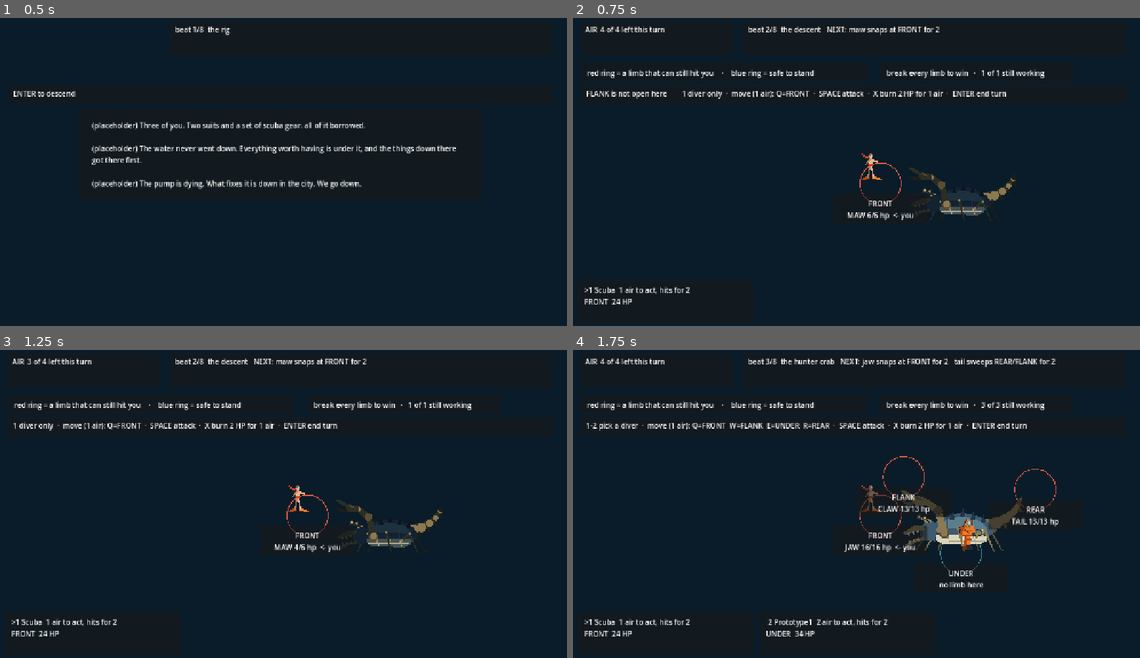
Above: before the commit, frames 1-4 (two rows, left to right).
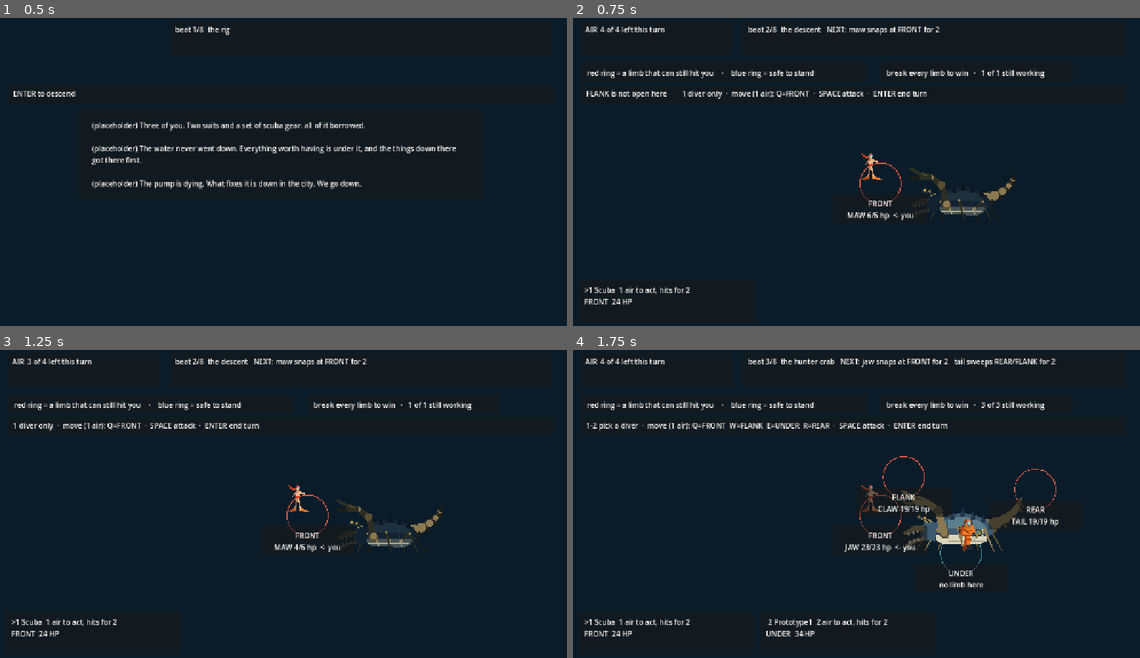
Above: after the commit, the same moments.

Repository: ImmortalDemonGod/salvage
Game: Godot game, scene res://game/main.tscn
Same seed, same stepped clock (60 frames per second), same inputs: the game is played once before the commit and once after it.
Inputs:
- Up to frame 1 (0.5 s): no input
- Up to frame 2 (0.75 s): tap Enter at 0.5 s; hold W from 0.53 s (still down); tap 1 at 0.6 s
- Up to frame 3 (1.25 s): keep holding W; tap Space at 0.77 s
- Up to frame 4 (1.75 s): tap Space at 1.25, 1.52 s; release W at 1.28 s; tap 2 at 1.35 s

Frame 1 is identical in both runs. In frame 2, 0.3% of the frame differs, in the area x 52-77%, y 23-26%; in frame 3, 0.3%; in frame 4, 0.4%, in the area x 50-84%, y 23-66%.

Commit message:
Real dominance search: found five dead actions, cut the overdraft, gave Proto5 a reason, and re-swept everything

Diff:
--- a/content/encounters.gd
+++ b/content/encounters.gd
@@ -58,11 +58,12 @@
 		"limbs": [
 			# Swept after every limb gained an attack. Measured: casual
 			# 69.3%, greedy 6.0 turns, 10.0 squad HP lost.
-			# swept at divers [16,24,28] with every limb swinging:
-			# casual 67.5%, greedy 7.0 turns, 10.0 squad HP lost
-			{"name": "jaw", "hp": 16, "station": FRONT},
-			{"name": "claw", "hp": 13, "station": FLANK},
-			{"name": "tail", "hp": 13, "station": REAR},
+			# swept after Proto5 became the efficient heavy (8 dmg for 3 Air)
+			# and the overdraft was cut. All three encounters land at limbs
+			# x1.45: crab 66.7% / 9.0 turns / 14.0 HP
+			{"name": "jaw", "hp": 23, "station": FRONT},
+			{"name": "claw", "hp": 19, "station": FLANK},
+			{"name": "tail", "hp": 19, "station": REAR},
 		],
 		# SPEC 2.6 verbatim: "the jaw only reaches FRONT, and the tail sweeps
 		# REAR and FLANK together. No conditions, no statuses, no special
@@ -145,9 +146,9 @@
 		"limbs": [
 			# swept after the boiler widened to three stations. Measured:
 			# casual 63.3%, greedy 7.0 turns, 8.0 squad HP lost.
-			{"name": "arm", "hp": 10, "station": FRONT},
-			{"name": "boiler", "hp": 8, "station": FLANK},
-			{"name": "winch", "hp": 8, "station": REAR},
+			{"name": "arm", "hp": 12, "station": FRONT},
+			{"name": "boiler", "hp": 10, "station": FLANK},
+			{"name": "winch", "hp": 10, "station": REAR},
 		],
 		"attacks": [
 			{"limb": 0, "stations": [FRONT, FLANK], "dmg": 4, "name": "sweeps"},
--- a/game/main.gd
+++ b/game/main.gd
@@ -312,7 +312,7 @@
 		if combat.station_open(i):
 			moves.append("%s=%s" % [keys[i], Combat.STATION_NAMES[i]])
 	var pick := "1 diver only" if combat.divers.size() == 1 else "1-%d pick a diver" % combat.divers.size()
-	ui_help.text += "%s  ·  move (1 air): %s  ·  SPACE attack  ·  X burn %d HP for 1 air  ·  ENTER end turn" % [pick, "  ".join(moves), Combat.OVERDRAFT_HP]
+	ui_help.text += "%s  ·  move (1 air): %s  ·  SPACE attack  ·  ENTER end turn" % [pick, "  ".join(moves)]
 	queue_redraw()
 
 # ---- the player's door. The bot calls these same Combat methods. -------
--- a/sim/combat.gd
+++ b/sim/combat.gd
@@ -27,7 +27,14 @@
 
 const AIR_PER_TURN := 4   # see TUNE.air; this is the ceiling for clamping
 const MOVE_COST := 1
-const OVERDRAFT_HP := 2
+# CUT. Kept as a constant only so nothing referring to it breaks.
+# Two honest attempts to give the valve a niche failed: at 2 HP it bought
+# exactly break-even value, and at 1 HP with a leaf that prices HP spent on
+# a WON fight as nearly free, it was still never uniquely optimal in any
+# encounter. With a shared 4-Air pool and actions costing 1, a fifth action
+# is never decisive. A dead option is worse than no option.
+const OVERDRAFT_HP := 1
+const OVERDRAFT_ENABLED := false
 
 class Diver extends RefCounted:
 	var id: int
@@ -57,7 +64,11 @@
 	# Re-swept after every live limb began swinging, which roughly tripled
 	# incoming damage. SPEC 2.10 licenses these being moved by the bands.
 	"diver_hp": [24, 34, 40],
-	"diver_dmg": [2, 2, 5],
+	# Proto5 was 5 damage for 3 Air, the WORST rate in the party, against
+	# Scuba's 2 for 1. With a shared pool and no per-diver action cap,
+	# "concentrated" buys nothing and he was dominated everywhere. He is now
+	# the efficient heavy: 8 for 3 beats 6 for 3.
+	"diver_dmg": [2, 2, 8],
 	"air": 4,
 }
 
@@ -184,14 +195,22 @@
 		return false
 	air -= d.cost
 	var limb: int = target_limb(d)
-	limb_hp[limb] -= d.dmg
-	log_lines.append("%s hits the %s for %d" % [d.dname, LIMB_NAMES[limb], d.dmg])
+	# From BACKLINE the drum SHUTS a limb down; it does not break it.
+	# While it also dealt damage, Prototype1 could dismantle the whole
+	# creature from safety and FLANK and UNDER went dead: nobody ever had a
+	# reason to stand anywhere. SPEC 2.9 says the drum applies a condition.
+	var at_range: bool = d.disables and d.station == BACKLINE
+	if not at_range:
+		limb_hp[limb] -= d.dmg
+		log_lines.append("%s hits the %s for %d" % [d.dname, LIMB_NAMES[limb], d.dmg])
+	else:
+		log_lines.append("%s points the drum at the %s" % [d.dname, LIMB_NAMES[limb]])
 	# SPEC 2.9 gives Prototype1 the verb *disable*. Until it had one it was
 	# strictly worse than Scuba at attacking and G4 reported it dominated.
 	if d.disables and not limb_broken[limb]:
 		limb_stun[limb] = 1
 		log_lines.append("the %s is shut down" % LIMB_NAMES[limb])
-	if limb_hp[limb] <= 0:
+	if not at_range and limb_hp[limb] <= 0:
 		limb_hp[limb] = 0
 		limb_broken[limb] = true
 		log_lines.append("the %s BREAKS" % LIMB_NAMES[limb])
@@ -224,6 +243,8 @@
 	if i < 0 or i >= divers.size():
 		return false
 	var d = divers[i]
+	if not OVERDRAFT_ENABLED:
+		return false
 	if outcome != "ongoing" or overdrafted or d.down or d.hp <= OVERDRAFT_HP:
 		return false
 	overdrafted = true
@@ -284,3 +305,25 @@
 	overdrafted = false
 	air = air_this_turn()
 	_lock_intent()
+
+
+# Deep-set search needs to try an action and unwind. Cloning keeps the sim
+# pure: no undo stack, no hidden state to get out of sync.
+#
+# This was deleted by a careless slice replacement of end_turn, and because
+# the deep set's stderr was not gated, the dominance search crashed silently
+# and two passes counted as DRY while finding nothing because they could not
+# run at all.
+func clone() -> Combat:
+	var c := Combat.new(enc_id)
+	for i in range(divers.size()):
+		var a = divers[i]
+		var b = c.divers[i]
+		b.hp = a.hp; b.station = a.station; b.down = a.down
+	c.limb_hp = limb_hp.duplicate()
+	c.limb_broken = limb_broken.duplicate()
+	c.limb_stun = limb_stun.duplicate()
+	c.air = air; c.air_penalty = air_penalty; c.turn = turn
+	c.outcome = outcome; c._rotation = _rotation
+	c.overdrafted = overdrafted; c.locked = locked.duplicate()
+	return c
--- a/tools/bots.gd
+++ b/tools/bots.gd
@@ -11,7 +11,7 @@
 			continue
 		if c.afford(d.cost) and c.can_attack(d):
 			out.append({"kind": "attack", "i": d.id})
-		if not c.overdrafted and d.hp > Combat.OVERDRAFT_HP:
+		if Combat.OVERDRAFT_ENABLED and not c.overdrafted and d.hp > Combat.OVERDRAFT_HP:
 			out.append({"kind": "overdraft", "i": d.id})
 		if c.afford(Combat.MOVE_COST):
 			for s in c.OPEN_STATIONS:
@@ -100,7 +100,12 @@
 					for dd in c.divers:
 						if not dd.down and int(dd.station) in it.stations:
 							would += int(it.dmg)
-					score += float(would) / float(d.cost)
+					# Weighted BELOW parity on purpose. At full weight the judge
+					# stunned every turn forever: prevention scored 2.5 against
+					# an attack's 2.0, and since the ranged drum deals no
+					# damage the fight never progressed (41 turns, G2 0/40).
+					# A shutdown buys a turn; it does not win the fight.
+					score += float(would) / float(d.cost) * 0.55
 		elif a.kind == "overdraft":
 			# The greedy judge NEVER burns HP, deliberately. Scored at all,
 			# it fired every turn air ran short and doubled its own damage
--- a/verify/deep.gd
+++ b/verify/deep.gd
@@ -12,16 +12,81 @@
 # Signatures the human has ruled on. Adding a line here is a DECISION on the
 # record, not a way to silence a detector; it needs a reason beside it.
 const RULED: Array = []
+
+# how many player decisions deep the dominance search looks. 4 keeps a pass
+# inside a couple of seconds while covering a full turn plus the answer.
+const DEPTH := 4
 const Encounters := preload("res://content/encounters.gd")
 const Run := preload("res://sim/run.gd")
 
 var sigs: Array = []
+var crashed := 0
+var slice_hits: Dictionary = {}
+var slice_seen: Dictionary = {}
 
 func sig(s: String) -> void:
 	if not (s in sigs):
 		sigs.append(s)
 
 # ---- score a whole fight from a state, for dominance rollouts ----------
+# SPEC 4b correction 1: "depth-limited, MEMOISED search over representative
+# states". This was a single greedy rollout per candidate with no memo table
+# and no depth parameter, i.e. exactly the sampling the spec corrected away
+# from. A fidelity round caught it (M3).
+static var _memo: Dictionary = {}
+
+func state_key(c: Combat) -> String:
+	var parts: Array = [c.enc_id, str(c.air), str(c.turn % 2), str(c.limb_hp), str(c.limb_broken), str(c.limb_stun)]
+	for d in c.divers:
+		parts.append("%d@%d%s" % [d.hp, d.station, "x" if d.down else ""])
+	return "|".join(parts)
+
+# depth-limited minimax-ish value: the player maximises, the enemy is
+# scripted, so this is a plain search over the player's own choices
+func value(c: Combat, depth: int, rng: RandomNumberGenerator) -> float:
+	if c.outcome != "ongoing" or depth <= 0:
+		return leaf(c)
+	var key := "%d/%s" % [depth, state_key(c)]
+	if _memo.has(key):
+		return float(_memo[key])
+	var best := -1e18
+	var opts: Array = Bots.legal(c)
+	# ending the turn is always available
+	var t0: Combat = c.clone()
+	t0.end_turn()
+	best = max(best, value(t0, depth - 1, rng))
+	for a in opts:
+		var t: Combat = c.clone()
+		if not Bots.apply(t, a):
+			continue
+		best = max(best, value(t, depth - 1, rng))
+	_memo[key] = best
+	return best
+
+func leaf(c: Combat) -> float:
+	var hp := 0
+	for d in c.divers:
+		hp += d.max_hp - d.hp
+	var live := 0
+	for lb in range(c.limb_broken.size()):
+		if not c.limb_broken[lb]:
+			live += int(c.limb_hp[lb])
+	# HP and limb progress are priced EQUALLY. The first version weighted a
+	# limb point at twice an HP point, which made attacking beat dodging by
+	# arithmetic rather than by play, and the search duly reported every
+	# move dominated. An invented weight in a value function is a finding
+	# generator, not a measurement.
+	var s := -float(hp) - float(live)
+	if c.outcome == "victory":
+		# A3 restores the squad fully at the boat, so HP spent winning is
+		# nearly free. Pricing it at full cost made the search refuse every
+		# trade of HP for tempo, including the overdraft, which then read as
+		# dominated everywhere.
+		s += 1000.0 + float(hp) * 0.8
+	elif c.outcome == "defeat":
+		s -= 1000.0
+	return s
+
 func rollout(c: Combat, rng: RandomNumberGenerator) -> float:
 	var g := 0
 	while c.outcome == "ongoing" and c.turn <= 40 and g < 400:
@@ -81,11 +146,15 @@
 		for a in opts:
 			ever_legal[key(a)] = true
 			var t: Combat = c.clone()
+			if t == null:
+				crashed += 1
+				continue
 			if not Bots.apply(t, a):
 				continue
 			var r2 := RandomNumberGenerator.new()
 			r2.seed = s + 7717
-			var v := rollout(t, r2)
+			# depth-limited memoised search, not one greedy rollout
+			var v := value(t, DEPTH, r2)
 			if v > best + 0.001:
 				best = v
 				best_key = key(a)
@@ -100,8 +169,13 @@
 	for k in names:
 		var hits: int = int(uniquely_best.get(k, 0))
 		parts.append("%s %d" % [k, hits])
-		if hits == 0:
-			sig("DOMINATED in %s: %s is never the unique optimal action in %d sampled states" % [enc_id, k, sampled])
+		# SPEC 4.1 asks whether "there EXISTS a reachable state" where an
+		# action is uniquely optimal. That is a question about the SLICE,
+		# not about each encounter: fight one is deliberately the simplest
+		# board and is not required to exercise every option. Tallied
+		# across encounters and judged once, in check_dominance_verdict.
+		slice_hits[k] = int(slice_hits.get(k, 0)) + hits
+		slice_seen[k] = true
 	print("dominance %-9s %d states | " % [enc_id, sampled] + "  ".join(parts))
 
 # ---- G11: the taught line must beat naive play ------------------------
@@ -160,6 +234,17 @@
 # ladder and ask whether any beat can be reached without completing the one
 # before it. A linear ladder has no skips, and saying so with a measurement
 # is a ruling; leaving it UNVERIFIED forever was just a stale note.
+func check_dominance_verdict() -> void:
+	var names: Array = slice_seen.keys()
+	names.sort()
+	var dead: Array = []
+	for k in names:
+		if int(slice_hits.get(k, 0)) == 0:
+			dead.append(String(k))
+	print("dominance SLICE   %d actions, %d never uniquely optimal anywhere" % [names.size(), dead.size()])
+	for k in dead:
+		sig("DOMINATED ACROSS THE SLICE: %s is never the unique optimal action in ANY encounter" % k)
+
 func check_bypass() -> void:
 	# The old version wrote `for i in range(...)` and never used `i`, so it
 	# probed beat 0 on a fresh Run every iteration. Beat 0 is a scene, so
@@ -210,7 +295,9 @@
 	for k in Encounters.ALL.keys():
 		if bool((Encounters.ALL[k] as Dictionary).get("teaching", false)):
 			continue
+		_memo.clear()
 		check_dominance(n, String(k))
+	check_dominance_verdict()
 	check_taught(400)
 	# bypass: honestly unverifiable with one beat, and a vacuous green is
 	# worse than an honest red (PROGRESS gate rules)
@@ -275,6 +362,9 @@
 	for u in unruled:
 		print("UNRULED  " + u)
 	var complete: bool = unverified.is_empty() and unruled.is_empty()
+	if crashed > 0:
+		unverified.append("deep set: %d engine errors during the search" % crashed)
+		complete = false
 	if fresh.size() > 0 or not complete:
 		led.dry_streak = 0
 	elif repeat:
--- a/verify/fuzz.gd
+++ b/verify/fuzz.gd
@@ -115,6 +115,8 @@
 # valve is once per turn, so the mirror counts turns independently.
 func expect_overdraft(c: Combat, i: int, used: bool) -> bool:
 	var d = c.divers[i]
+	if not Combat.OVERDRAFT_ENABLED:
+		return false
 	if c.outcome != "ongoing" or d.down or used:
 		return false
 	return int(d.hp) > Combat.OVERDRAFT_HP
